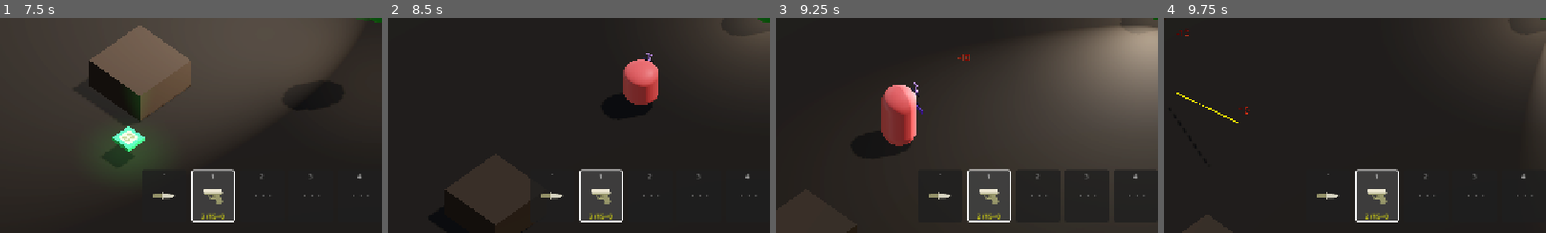
Above: before the commit, frames 1-4 (left to right).
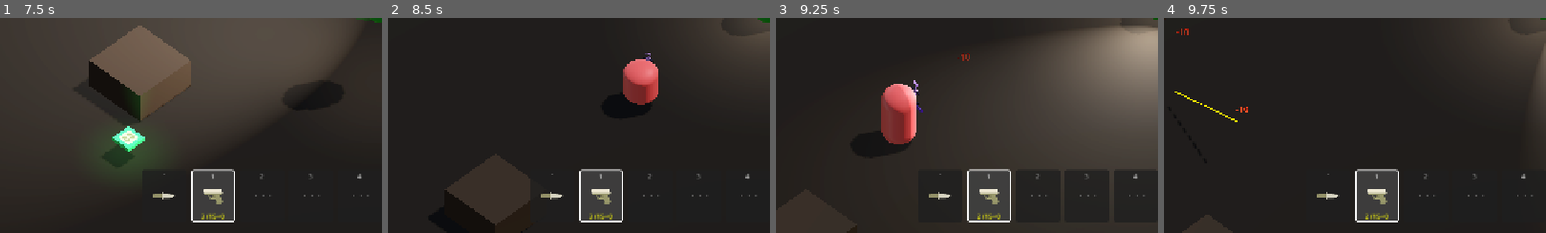
Above: after the commit, the same moments.

Repository: Kyulhee/battle-capsule
Game: Godot game, scene res://src/Main.tscn
The game is run twice, just before and just after one commit, with the same random seed, the same clock (stepped at 60 frames per second) and the same inputs.
Inputs (mouse positions are % of the whole screen's width and height, from its top left):
- Up to frame 1 (7.5 s): click "START MATCH" at 0.5 s; click "START MATCH" at 1.25 s; click "쉬움" at 2 s; click "보통" at 2.75 s; click "어려움" at 3.5 s; click "지옥" at 4.25 s; click "RECORDS" at 5 s; click "선택" at 5.75 s; tap Enter at 6.5 s; move the mouse to (72, 45) at 6.52 s; press the mouse at (72, 45) at 6.53 s; hold D (ui_right) 6.53-7.28 s; tap Space at 6.77 s; move the mouse to (30, 55) at 7.27 s; release the mouse at (30, 55) at 7.28 s; hold S (ui_down) from 7.28 s (still down); tap Q (heal) at 7.35 s
- Up to frame 2 (8.5 s): tap Space at 7.52 s; move the mouse to (60, 28) at 8.02 s; release S (ui_down) at 8.03 s; hold D (ui_right) from 8.03 s (still down); tap F (interact) at 8.1 s
- Up to frame 3 (9.25 s): move the mouse to (45, 70) at 8.77 s; release D (ui_right) at 8.78 s; hold W (ui_up) from 8.78 s (still down); tap C at 8.85 s; click (45, 70) at 8.92 s; tap Space at 9.02 s
- Up to frame 4 (9.75 s): move the mouse to (80, 65) at 9.52 s; release W (ui_up) at 9.53 s; hold A (ui_left) from 9.53 s (still down); tap 1 at 9.6 s
The pictures show only the part of the screen within x 0-50%, y 50-100%; the shares and areas given below are measured in that part.

Frame 1 is identical in both runs. In frame 2, 0.1% of the frame differs, in the area x 61-71%, y 16-41%; in frame 3, 0.2%; in frame 4, 0.2%, in the area x 2-23%, y 4-49%.

Commit message:
refactor: move main presentation defaults

Diff:
--- a/src/Main.gd
+++ b/src/Main.gd
@@ -84,6 +84,7 @@
 const ResultPanelBuilderScript = preload("res://src/ui/panels/ResultPanelBuilder.gd")
 const SettingsPanelBuilderScript = preload("res://src/ui/SettingsPanelBuilder.gd")
 const SupplyDropControllerScript = preload("res://src/core/SupplyDropController.gd")
+const WorldPresentationBuilderScript = preload("res://src/ui/WorldPresentationBuilder.gd")
 const ZoneControllerScript = preload("res://src/core/ZoneController.gd")
 
 # MapSpec & Builder
@@ -155,20 +156,8 @@
 	_load_map_spec()
 	_show_panel("MainMenu")
 
-	# Create World Zone Ring
-	zone_ring = MeshInstance3D.new()
-	var torus = TorusMesh.new()
-	torus.inner_radius = 0.98
-	torus.outer_radius = 1.0
-	zone_ring.mesh = torus
-	var mat = StandardMaterial3D.new()
-	mat.albedo_color = Color(0.2, 0.6, 1.0, 0.8)
-	mat.emission_enabled = true
-	mat.emission = Color(0.2, 0.6, 1.0)
-	mat.transparency = BaseMaterial3D.TRANSPARENCY_ALPHA
-	zone_ring.mesh.surface_set_material(0, mat)
+	zone_ring = WorldPresentationBuilderScript.create_zone_ring()
 	add_child(zone_ring)
-	zone_ring.position.y = 0.1
 
 	if map_spec:
 		print("[MAIN] MapSpec loaded successfully: ", map_spec.metadata.get("name", "Unknown"))
@@ -544,11 +533,7 @@
 		hell_events.tick(delta, match_timer, zone)
 	_process_pressure_mission(delta)
 
-	# Update Zone Visuals
-	if zone_ring:
-		zone_ring.scale = Vector3(zone.current_radius, 1, zone.current_radius)
-		zone_ring.position.x = zone.current_center.x
-		zone_ring.position.z = zone.current_center.y
+	WorldPresentationBuilderScript.sync_zone_ring(zone_ring, zone)
 
 	if zone.stage == 2 and not supply_telegraphed:
 		telegraph_supply_zone()
@@ -558,7 +543,7 @@
 		# Move pillar down over time
 		if supply_pillar:
 			var t = supply_controller.pillar_progress(supply_timer) if supply_controller else 1.0
-			supply_pillar.global_position.y = lerp(50.0, 0.0, t)
+			WorldPresentationBuilderScript.update_supply_pillar_drop(supply_pillar, t)
 
 		if supply_timer <= 0:
 			activate_supply_zone()
@@ -1012,7 +997,7 @@
 	MenuVisualBuilderScript.setup_main_menu(
 		$CanvasLayer/Control/MainMenuPanel,
 		$CanvasLayer/Control/MainMenuPanel/VBoxContainer,
-		MenuIconFactoryScript.make_capsule_logo(80)
+		MenuVisualBuilderScript.make_main_logo(MenuIconFactoryScript)
 	)
 
 func _setup_secondary_panels():
@@ -1062,7 +1047,7 @@
 	_hell_announce_active = false
 	if is_instance_valid(_hell_announce_panel):
 		var tw = _hell_announce_panel.create_tween()
-		tw.tween_property(_hell_announce_panel, "modulate:a", 0.0, 0.3)
+		tw.tween_property(_hell_announce_panel, "modulate:a", 0.0, HellAnnouncementBuilderScript.dismiss_fade_seconds())
 		tw.tween_callback(_hell_announce_panel.queue_free)
 		_hell_announce_panel = null
 	get_tree().paused = false
--- a/src/ui/MenuVisualBuilder.gd
+++ b/src/ui/MenuVisualBuilder.gd
@@ -3,6 +3,12 @@
 
 const PANEL_TOP_COLOR := Color(0.04, 0.06, 0.10)
 const PANEL_BOTTOM_COLOR := Color(0.05, 0.13, 0.08)
+const MAIN_LOGO_SIZE := 80
+
+static func make_main_logo(icon_factory_script) -> Texture2D:
+	if icon_factory_script != null and icon_factory_script.has_method("make_capsule_logo"):
+		return icon_factory_script.make_capsule_logo(MAIN_LOGO_SIZE)
+	return null
 
 static func setup_main_menu(panel: ColorRect, button_container: Node, logo_texture: Texture2D):
 	if not panel:
--- /dev/null
+++ b/src/ui/WorldPresentationBuilder.gd
@@ -0,0 +1,38 @@
+class_name WorldPresentationBuilder
+extends RefCounted
+
+const ZONE_RING_INNER_RADIUS := 0.98
+const ZONE_RING_OUTER_RADIUS := 1.0
+const ZONE_RING_HEIGHT := 0.1
+const ZONE_RING_COLOR := Color(0.2, 0.6, 1.0, 0.8)
+const ZONE_RING_EMISSION := Color(0.2, 0.6, 1.0)
+const SUPPLY_PILLAR_START_Y := 50.0
+const SUPPLY_PILLAR_END_Y := 0.0
+
+static func create_zone_ring() -> MeshInstance3D:
+	var ring = MeshInstance3D.new()
+	var torus = TorusMesh.new()
+	torus.inner_radius = ZONE_RING_INNER_RADIUS
+	torus.outer_radius = ZONE_RING_OUTER_RADIUS
+	ring.mesh = torus
+
+	var material = StandardMaterial3D.new()
+	material.albedo_color = ZONE_RING_COLOR
+	material.emission_enabled = true
+	material.emission = ZONE_RING_EMISSION
+	material.transparency = BaseMaterial3D.TRANSPARENCY_ALPHA
+	ring.mesh.surface_set_material(0, material)
+	ring.position.y = ZONE_RING_HEIGHT
+	return ring
+
+static func sync_zone_ring(ring: MeshInstance3D, zone) -> void:
+	if not ring or not zone:
+		return
+	ring.scale = Vector3(zone.current_radius, 1.0, zone.current_radius)
+	ring.position.x = zone.current_center.x
+	ring.position.z = zone.current_center.y
+
+static func update_supply_pillar_drop(pillar: MeshInstance3D, progress: float) -> void:
+	if not pillar:
+		return
+	pillar.global_position.y = lerp(SUPPLY_PILLAR_START_Y, SUPPLY_PILLAR_END_Y, progress)
--- a/src/ui/panels/HellAnnouncementBuilder.gd
+++ b/src/ui/panels/HellAnnouncementBuilder.gd
@@ -1,5 +1,10 @@
 class_name HellAnnouncementBuilder
 extends RefCounted
+
+const DISMISS_FADE_SECONDS := 0.3
+
+static func dismiss_fade_seconds() -> float:
+	return DISMISS_FADE_SECONDS
 
 static func show(
 	parent: Control,
Not shown, changed: docs/ARCHITECTURE.md
Not shown, changed: docs/DEVLOG.md
Not shown, changed: docs/IMPACT_MAP.md
Not shown, changed: docs/MASTERPLAN.md
Not shown, changed: docs/devlog/v1.10.md
